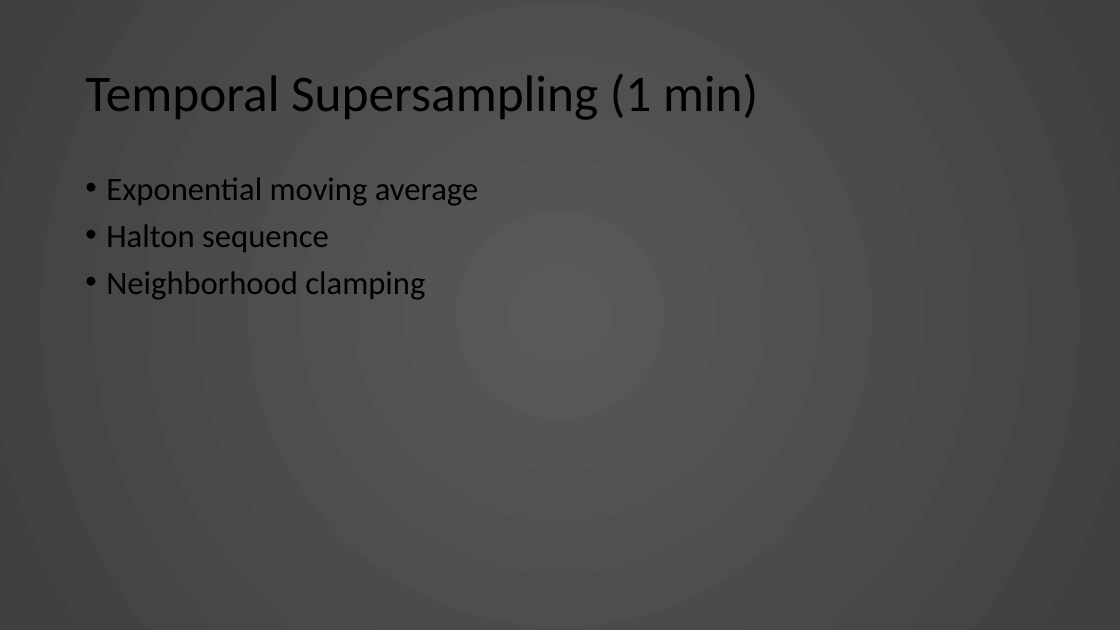
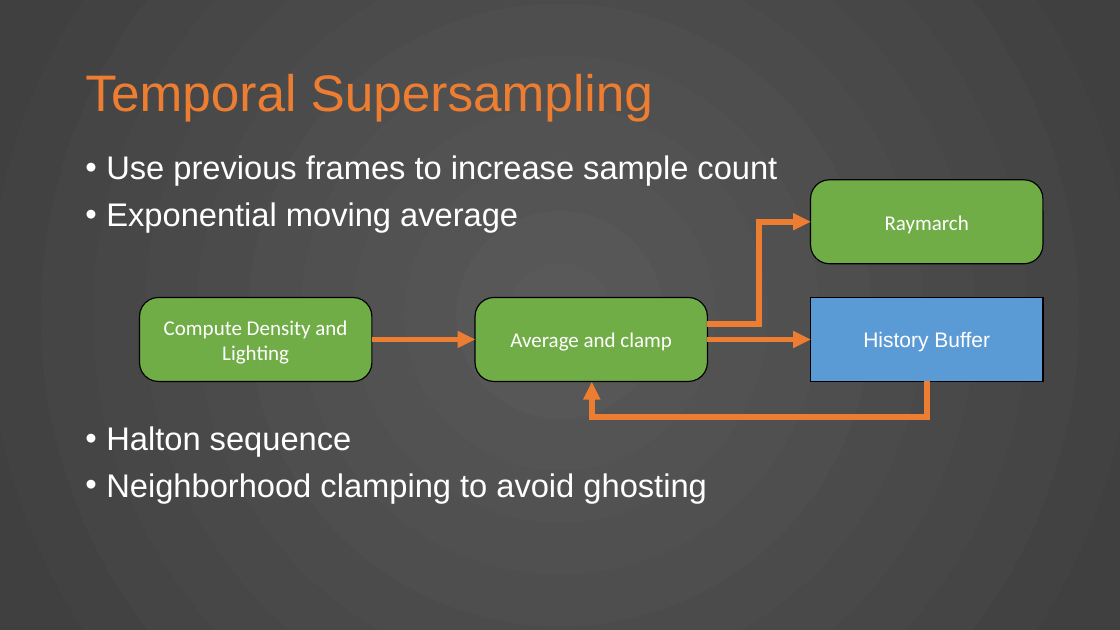
Before and after one commit to KnightTec/ShaderProject, a slide deck: slide 6 of Presentation.pptx. Drawn at 1120x630 pixels with LibreOffice and Linux fonts; fonts in the diff are those of the drawing. Boxes give left, top, right and bottom in pixels: in the first picture for what was removed or moved away, otherwise in the second. Text is boxed around its words. In the diff, an @@ line names an element or a change of style, - is before the commit and + after.

```diff
--- a/Presentation.pptx
+++ b/Presentation.pptx
@@ title at [85, 74, 653, 121]: text changed; font Calibri to Arial; text colour #000000 to #ED7D31 @@
-Temporal Supersampling (1 min)
+Temporal Supersampling
@@ text "Use previous frames to increase ...": place and size @@
-text "Use previous frames to increase ..." at [106, 177, 478, 300]
+text "Use previous frames to increase ..." at [106, 155, 777, 503]
@@ text at [106, 155, 777, 185]: paragraph added @@
+• Use previous frames to increase sample count
@@ text at [106, 202, 518, 456]: font Calibri to Arial, text colour #000000 to #FFFFFF in "Exponential moving average", "Halton sequence" @@
@@ rounded rectangle added at [811, 180, 1044, 264], fill #70AD47, outline #000000 1 pt, 18 pt, text #FFFFFF @@
+Raymarch
@@ elbow arrow added from (707, 323) to (811, 222), #ED7D31 5 pt @@
@@ rounded rectangle added at [139, 297, 372, 381], fill #70AD47, outline #000000 1 pt, 18 pt, text #FFFFFF @@
+Compute Density and Lighting
@@ rounded rectangle added at [476, 297, 708, 381], fill #70AD47, outline #000000 1 pt, 18 pt, text #FFFFFF @@
+Average and clamp
@@ rounded rectangle added at [811, 297, 1044, 381], fill #5B9BD5, outline #000000 1 pt, 18 pt, text #FFFFFF @@
+History Buffer
@@ arrow added from (372, 339) to (476, 339), #ED7D31 5 pt @@
@@ arrow added from (707, 339) to (811, 339), #ED7D31 5 pt @@
@@ elbow arrow added from (928, 381) to (592, 382), #ED7D31 5 pt @@
@@ text at [106, 473, 706, 503]: text changed; font Calibri to Arial; text colour #000000 to #FFFFFF @@
-• Neighborhood clamping
+• Neighborhood clamping to avoid ghosting
```
Also in this commit, not shown: 4 other slides changed, 10 other files.
